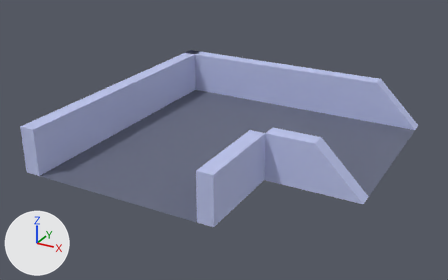
An edit to the glTF model assets/managed-models/streets/footbridge-corridor-closed-west/footbridge-corridor-closed-west.glb, drawn before and after from the same camera.
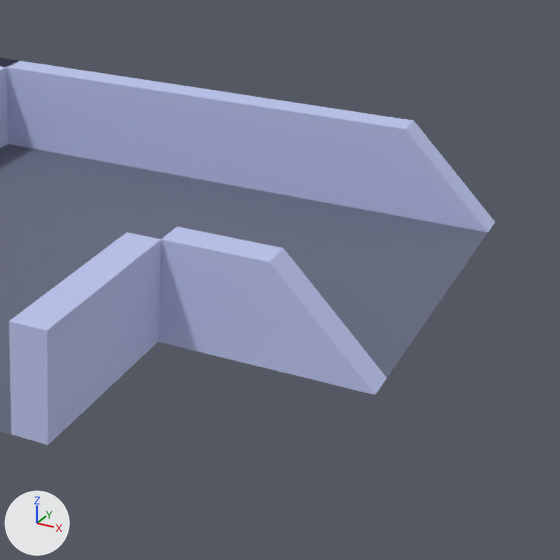
There are two pictures of each version: one whole from a 50 mm camera at (0.806, -1.449, 0.685) aimed at (0.071, -0.113, 0.017), one close up on the part from 43% to 100% of the width and 9% to 100% of the height. The axes (+X, +Y, +Z) are drawn at lower left. The lights are the same throughout. The first two pictures are the older version. Vertices at exactly the same position are counted once.

Names of what the first close-up shows: 'footbridge-corridor-closed-west'.
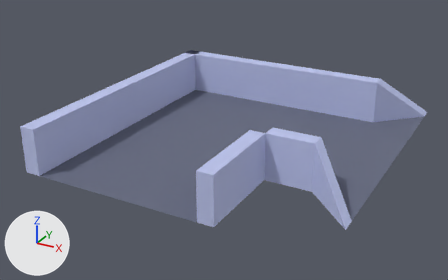
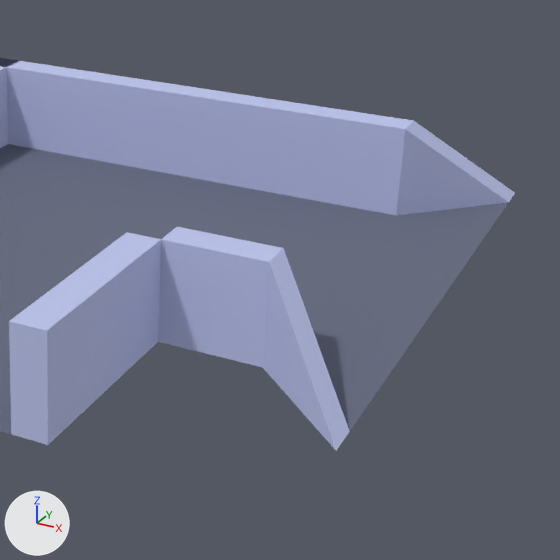
Pixel boxes (x1, y1, x2, y2) of what changed, in the close-ups (560 x 560 px):
'footbridge-corridor-closed-west', reshaped
    before: (0, 58, 495, 445)
    after: (0, 58, 515, 451)
part 1 of me_footbridge_corridor_closed_west, reshaped
    before: (8, 121, 495, 395)
    after: (8, 121, 515, 451)

Diff of the bpy script that builds the scene:
```diff
--- a/assets/managed-models/streets/footbridge-corridor-closed-west/footbridge-corridor-closed-west.glb.py
+++ b/assets/managed-models/streets/footbridge-corridor-closed-west/footbridge-corridor-closed-west.glb.py
@@ me_footbridge_corridor_closed_west @@
 # used by ob_footbridge_corridor_closed_west; location = (0.0, 0.0, 0.0)
-me_footbridge_corridor_closed_west.from_pydata(...)  # 29 vertices, 52 faces; spans x -0.26..0.5, y -0.5..0.26, z 0.01..0.13
+me_footbridge_corridor_closed_west.from_pydata(...)  # 37 vertices, 66 faces; spans x -0.26..0.5, y -0.5..0.38, z 0.01..0.13
+# me_footbridge_corridor_closed_west part 1
+# 2 vertices are removed from x 0.5, y -0.22..0.22, z 0.01
+# 14 faces are deleted
+# 10 vertices are added at x 0.38..0.5, y -0.38..0.38, z 0.01
+# 28 new faces join them
 me_footbridge_corridor_closed_west.materials.append(mat_colormap)
```
